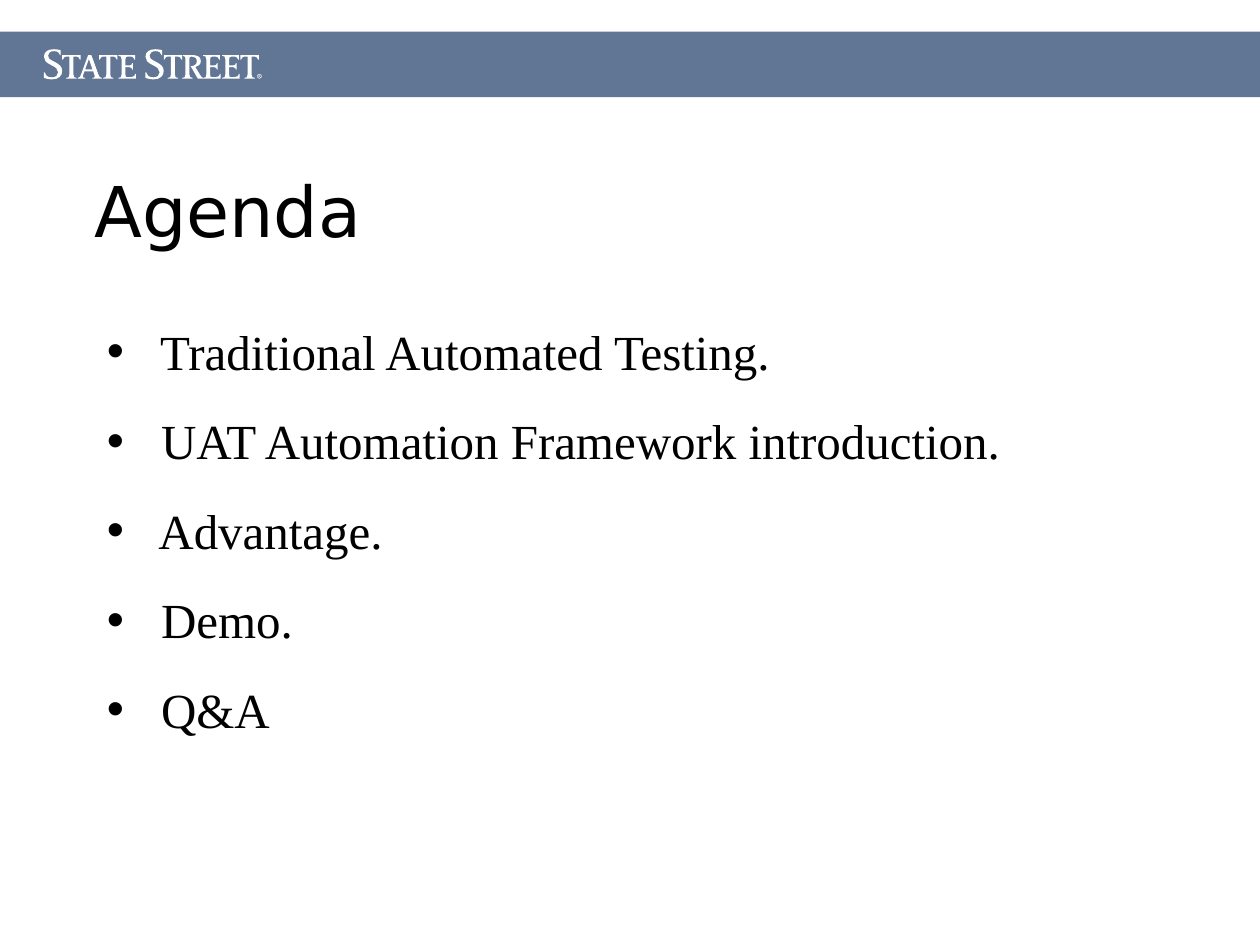
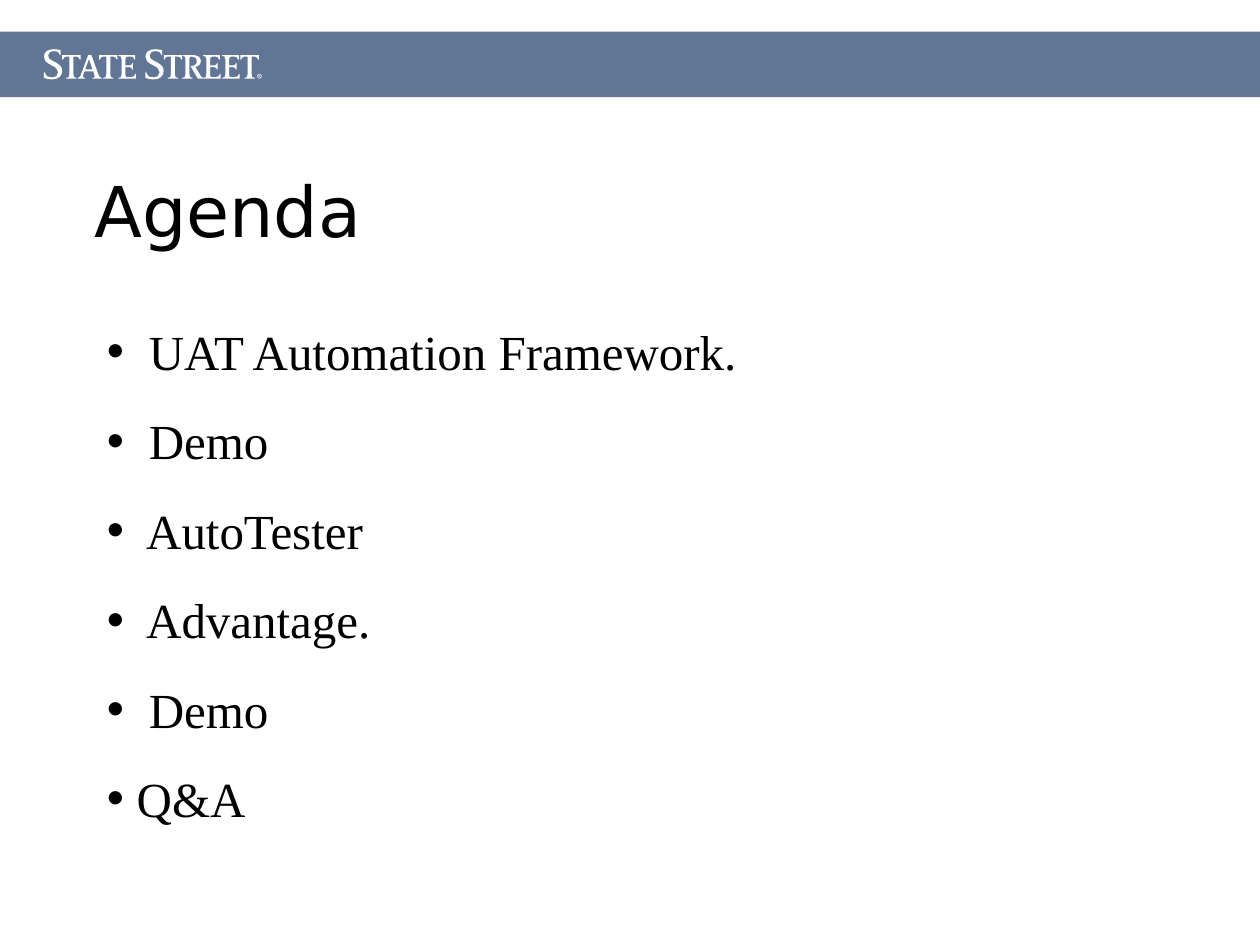
Before and after one commit to Letractively/autotester, a slide deck: slide 2 of Document/AutoTester.ppt. Drawn at 1260x945 pixels with LibreOffice and Linux fonts; fonts in the diff are those of the drawing. Boxes give left, top, right and bottom in pixels: in the first picture for what was removed or moved away, otherwise in the second. Text is boxed around its words. In the diff, an @@ line names an element or a change of style, - is before the commit and + after.

```diff
--- a/Document/AutoTester.ppt
+++ b/Document/AutoTester.ppt
@@ text at box(146, 336, 737, 550): text changed @@
-• Traditional Automated Testing.
-• UAT Automation Framework introduction.
+• UAT Automation Framework.
+• Demo
+• AutoTester
@@ text at box(149, 696, 269, 729): text changed @@
-• Demo.
+• Demo
```
Also in this commit, not shown: 3 other slides changed, 4 slides added, 2 slides removed.
